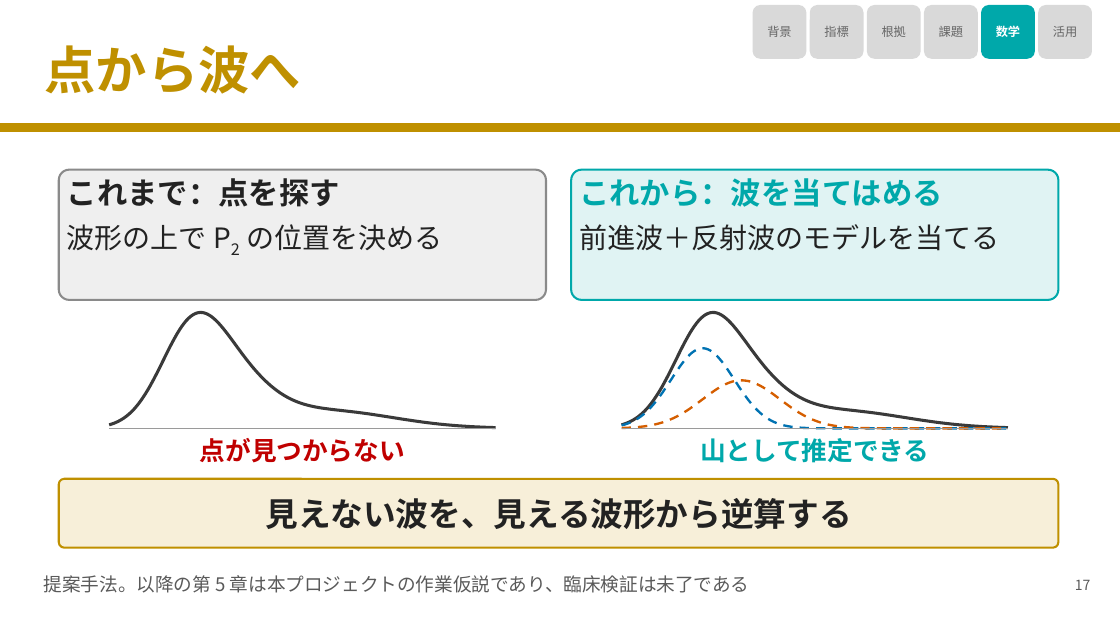
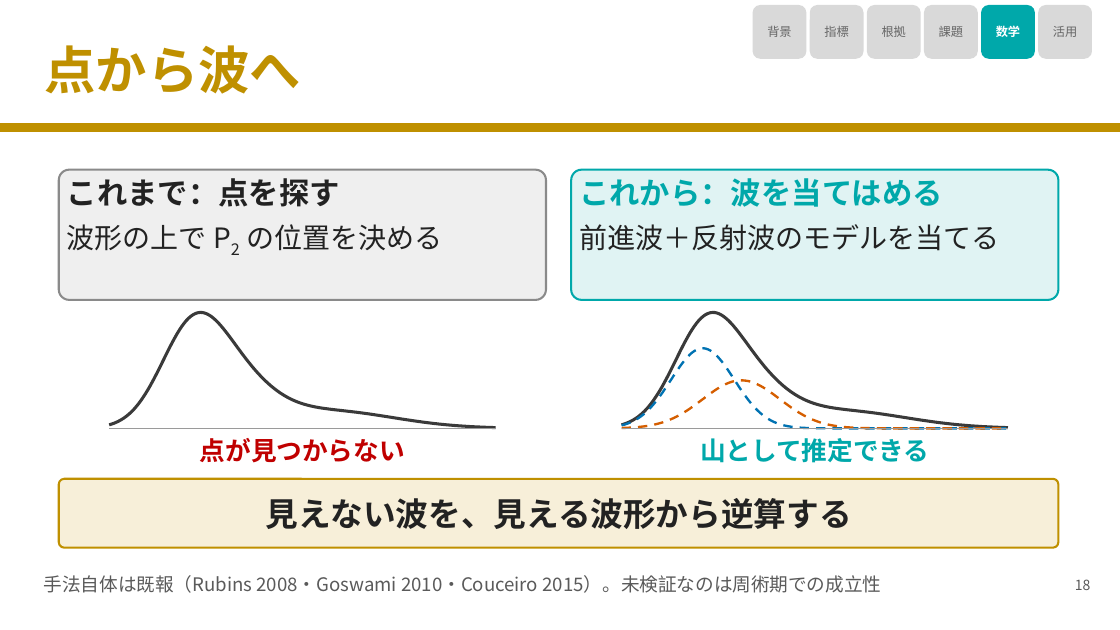
Before and after one commit to nobumitsu-3141/ppg-study, a slide deck: slide 19 of slides/PPG_SI_RI_reflected_wave_slides.pptx (slide 18 before the commit). Drawn at 1120x630 pixels with LibreOffice and Linux fonts; fonts in the diff are those of the drawing. Boxes give left, top, right and bottom in pixels: in the first picture for what was removed or moved away, otherwise in the second. Text is boxed around its words. In the diff, an @@ line names an element or a change of style, - is before the commit and + after.

```diff
--- a/slides/PPG_SI_RI_reflected_wave_slides.pptx
+++ b/slides/PPG_SI_RI_reflected_wave_slides.pptx
@@ text at bbox=[44, 575, 881, 593]: text changed @@
-提案手法。以降の第 5 章は本プロジェクトの作業仮説であり、臨床検証は未了である
+手法自体は既報（Rubins 2008・Goswami 2010・Couceiro 2015）。未検証なのは周術期での成立性
@@ text at bbox=[1075, 579, 1091, 590]: text changed @@
-17
+18
```
Also in this commit, not shown: 23 other slides changed, 5 slides added, 6 other files.
